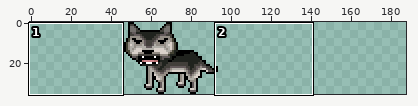
Two versions of one sprite sheet, assets/images/animations/wolf.png. The picture above shows the old version from afar; the outline marks the close-up.
Close-up. Earlier state:
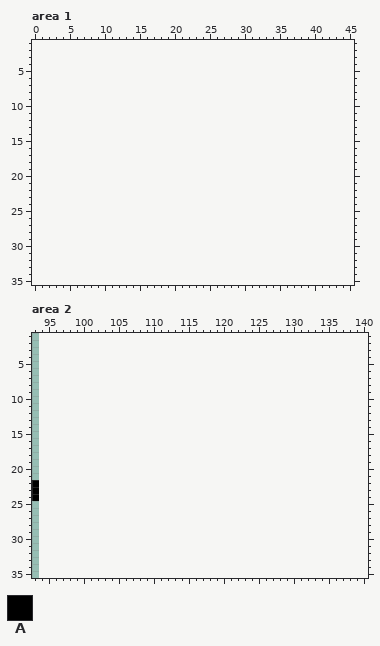
The file is 47x36 pixels. Shown: area 1: x 0..45, y 1..35; area 2: x 93..140, y 1..35. The old version is drawn lined up with the new one, on the new canvas. The commit also changed other parts of the picture, which this record leaves out.
Palette (. is transparent): A #000000
Pixels before, area 2, first column x 93:
22 A
23 A
24 A
And afterwards:
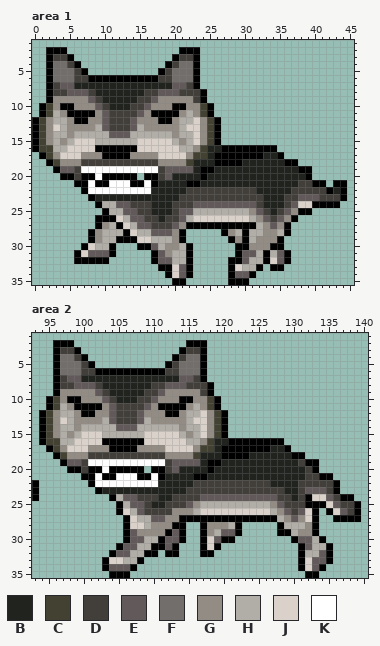
Colours new in this view: B #20231e  C #424132  D #423f3a  E #62595a  F #726e6b  G #938c84  H #b1aea7  J #dad1ca  K #ffffff
Change:
canvas 47x36 -> 188x36, the old top-left corner now at 47,0
Changed rows in their new state; - is an unchanged pixel.
Area 1:
first column x 0:
 2 --AAA----------------AAA---------------------
 3 --ADDA--------------ADDA---------------------
 4 --AFFDA------------ADFFA---------------------
 5 --AFFFDA----------ADFFFA---------------------
 6 --AFFFDDAAAAAAAAAADDFFFA---------------------
 7 --ADEEBBBBBBBBBBBBBBEEDA---------------------
 8 --ADDEEEDBBBBBBBDDEEEDDDA--------------------
 9 --AGGGGGEDBBBBBDDEGGGGGDA--------------------
10 -ACGAAGGGEDBBBDDEGGGAAGGCA-------------------
11 -ACHGAAAAGEDDDDEGAAAAGHGCA-------------------
12 ACGHHGAAGGEDDDEGGGAAGHHJGCA------------------
13 ACGJHGGGGHEDDDEHGGGGGHJJGCA------------------
14 ACGHHGHHHHHEEEHHHHHHGHHJGCA------------------
15 ACGHGHJJJHHHHHHJJJJJHGHJGCA------------------
16 ACCHHJJJJAAAAAAJJJJJJHHGCBBAAAAAAAA----------
17 -ACGJJJGGGAAAAGGGGJJJJGCCBAAAAAAABBA---------
18 --ACGGGDDDDDDDDDDDGGGGCBBBAAAABBBBBBAA-------
19 ---AEEDKKKKKKKKKKKDEEEEBAABBBBBBBBBBBBAA-----
20 ----AADAAKAAAAA-AADEBBBBABBBBBBBBBBBBBBA-----
21 ------AAKAAKKKAAKABBBBAABBBBBBBBBBBBBBDDAA-AA
22 -------AKKKKKKKKKBBBBBDDDDDDDDDDBBBBBDDDDDABA
23 --------ABBBBBBBBBBBBDDDDDDDDDDDDBBBDDEEEDDDA
24 ---------AHHEEDDDBBBDDDEEEEEEEEEDBBBDEJJAAAA-
25 ----------AHHEEDDBBBDEEHHHHHHHHGEDBDEGAA-----
26 ---------AAAJHEEDDBDDEHJJJJJJJJHGEDEGA-------
27 ---------AGHAJHEEDDDEGAAAAAAAAAAHGEGA--------
28 --------AGHHHAJHHEEEGA-----AGHAHHGGHA--------
29 --------AGHHAAAJJHHHGA------AGAHGGGA---------
30 -------AJHHA---AAEHGGHA------AAGGGAA---------
31 ------AJEEEA-----AEGHHA------AEEHAHEA--------
32 ------AAAAA------AEEHHA-----AAEHHAJEA--------
33 ------------------AAJEA-----AJHHA-AA---------
34 -------------------AJEA-----AEEA-------------
35 --------------------AA------AAA--------------
Area 2:
first column x 94:
 2 --AAA----------------AAA----------------------
 3 --ADDA--------------ADDA----------------------
 4 --AFFDA------------ADFFA----------------------
 5 --AFFFDA----------ADFFFA----------------------
 6 --AFFFDDAAAAAAAAAADDFFFA----------------------
 7 --ADEEBBBBBBBBBBBBBBEEDA----------------------
 8 --ADDEEEDBBBBBBBDDEEEDDDA---------------------
 9 --AGGGGGEDBBBBBDDEGGGGGDA---------------------
10 -ACGAAGGGEDBBBDDEGGGAAGGCA--------------------
11 -ACHGAAAAGEDDDDEGAAAAGHGCA--------------------
12 ACGHHGAAGGEDDDEGGGAAGHHJGCA-------------------
13 ACGJHGGGGHEDDDEHGGGGGHJJGCA-------------------
14 ACGHHGHHHHHEEEHHHHHHGHHJGCA-------------------
15 ACGHGHJJJHHHHHHJJJJJHGHJGCA-------------------
16 ACCHHJJJJAAAAAAJJJJJJHHGCBBAAAAAAAA-----------
17 -ACGJJJGGGAAAAGGGGJJJJGCCBAAAAAAABBA----------
18 --ACGGGDDDDDDDDDDDGGGGCBBBAAAABBBBBBAA--------
19 ---AEEDKKKKKKKKKKKDEEEEBAABBBBBBBBBBBDAA------
20 ----AADAAKAAAAA-AADEBBBBABBBBBBBBBBBBBDA------
21 ------AAKAAKKKAAKABBBBAABBBBBBBBBBBBBBDDAA----
22 -------AKKKKKKKKKBBBBBDDDDDDDDDDDBBBBDDDDDA---
23 --------ABBBBBBBBBBBBDDDDDDDDDDDDDDBBDEEEDA---
24 ----------AHEEDDDBBDDDDEEEEEEEEEEEDDBDAJJEDAA-
25 -----------AHEEDBBDDDEGHHHHHHHHHHGEDDDAAAJEDDA
26 -----------AJHEDDDDGGGHJJJJJJJJJJHGEDEJA-AJEDA
27 ------------AJHHEEGGAAAAAAAAAAAAAAHGEGJA--AAAA
28 ------------AJJHGGGAA--AGGGHA-----AHHHGA------
29 ------------AEGGGGAEA--AGHEEA-----AAHGGA------
30 ------------AEEHHAEEA--AJEAA--------AEEHA-----
31 -----------AEEHHAAEA---AJA-----------AEHHA----
32 ----------AEEHHAA-AA---AA------------AHHEA----
33 ---------AJJHHA----------------------AJEEA----
34 ---------AEEEA-----------------------AJEA-----
35 ----------AAA-------------------------AA------
Boxes around the changes in both close-ups, in picture pixels (x1, y1, x2, y2):
added: (32, 47, 347, 285)
added: (39, 340, 361, 578)
